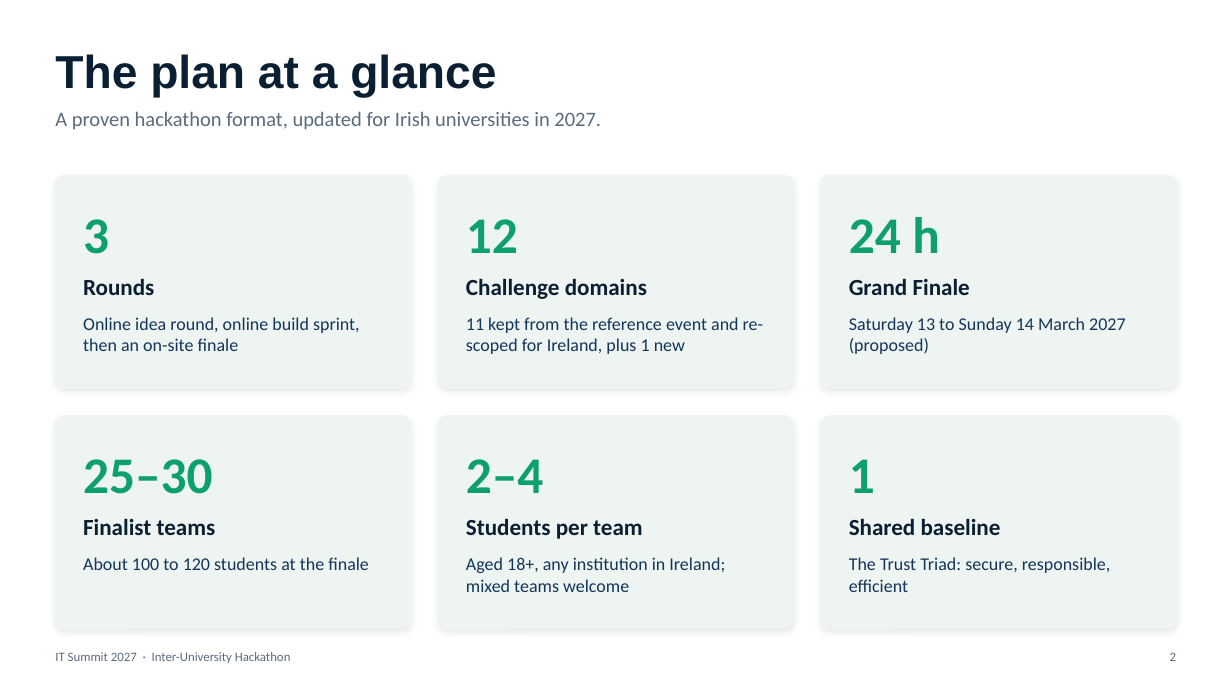
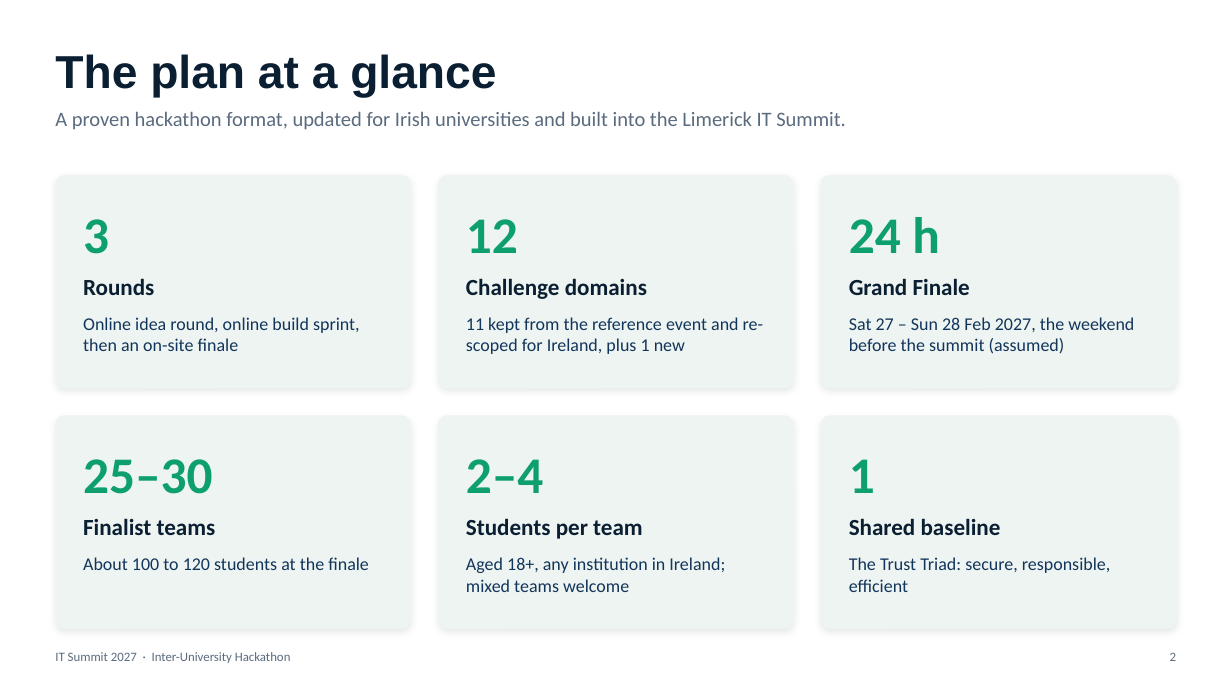
Before and after one commit to behlmohit30-pixel/ckaPrep01, a slide deck: slide 2 of it-summit-2027/IT_Summit_2027_Hackathon_Proposal.pptx. Drawn at 1232x693 pixels with LibreOffice and Linux fonts; fonts in the diff are those of the drawing. Boxes give left, top, right and bottom in pixels: in the first picture for what was removed or moved away, otherwise in the second. Text is boxed around its words. In the diff, an @@ line names an element or a change of style, - is before the commit and + after.

```diff
--- a/it-summit-2027/IT_Summit_2027_Hackathon_Proposal.pptx
+++ b/it-summit-2027/IT_Summit_2027_Hackathon_Proposal.pptx
@@ text at [55, 111, 846, 130]: text changed @@
-A proven hackathon format, updated for Irish universities in 2027.
+A proven hackathon format, updated for Irish universities and built into the Limerick IT Summit.
@@ text at [849, 317, 1134, 354]: text changed @@
-Saturday 13 to Sunday 14 March 2027 (proposed)
+Sat 27 – Sun 28 Feb 2027, the weekend before the summit (assumed)
```
Also in this commit, not shown: 11 other slides changed, 1 slide added, 5 other files.
